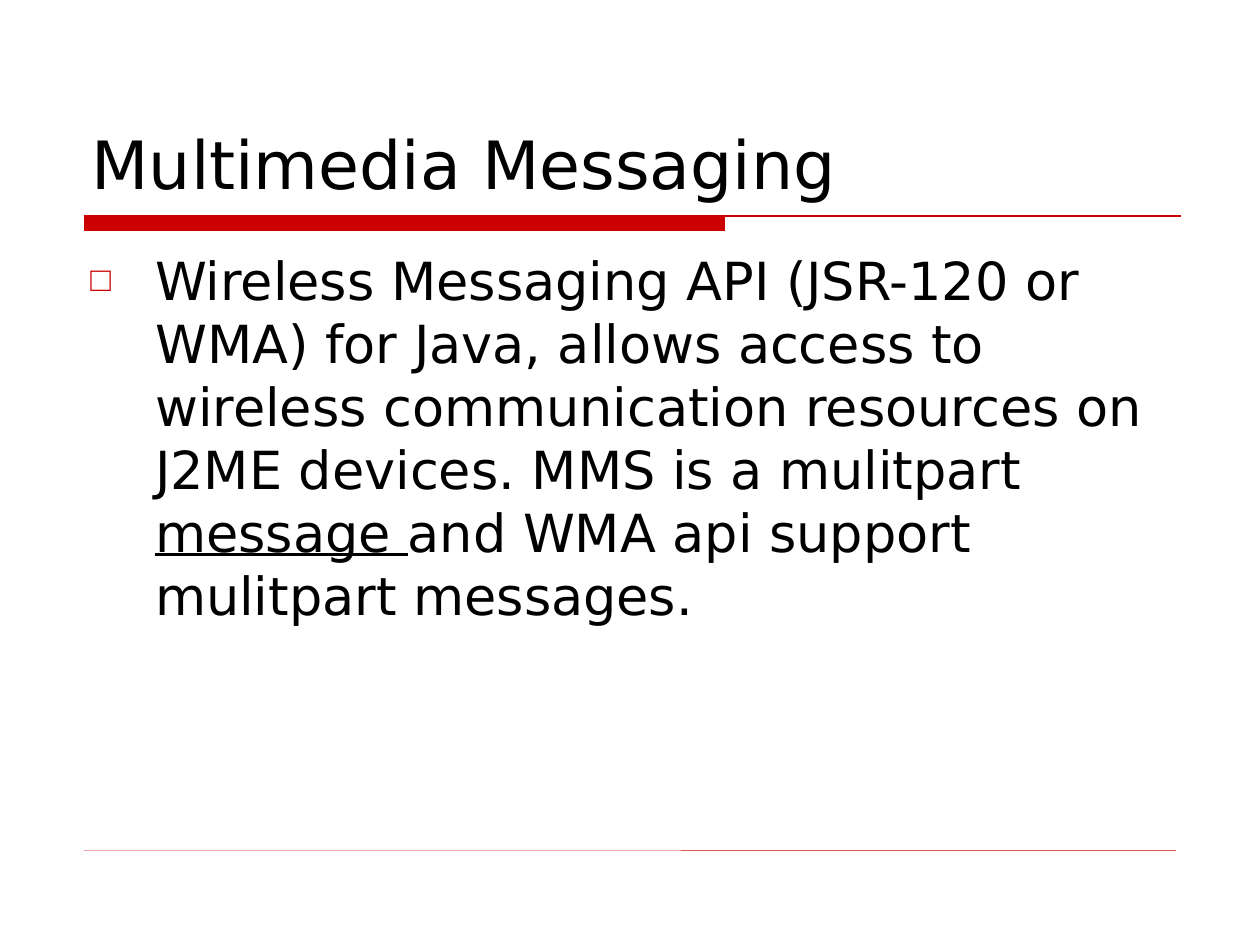
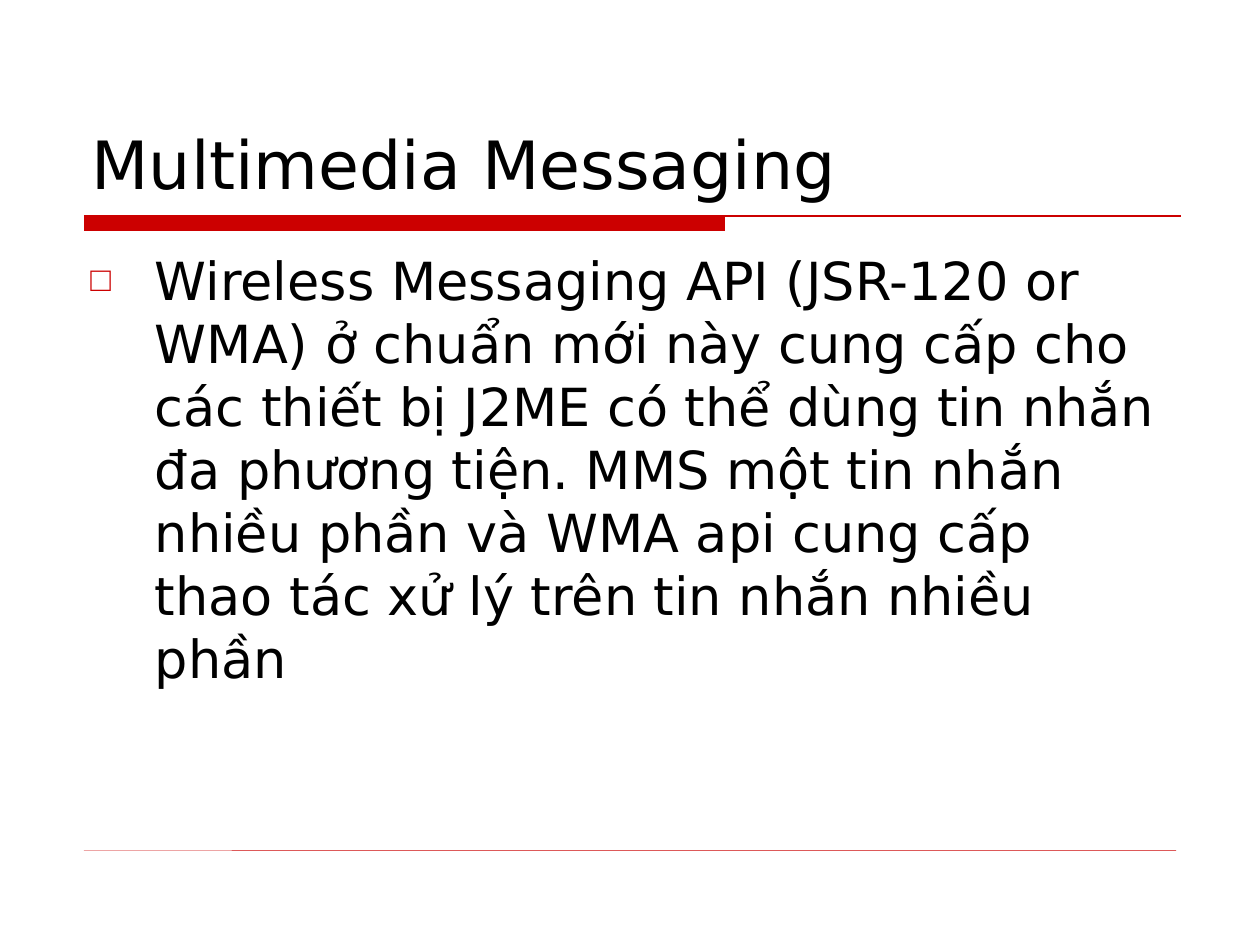
Before and after one commit to phamtuanchip/labs, a slide deck: slide 13 of M1304M-C1304M/j2me/slides/Session11.ppt. Drawn at 1260x945 pixels with LibreOffice and Linux fonts; fonts in the diff are those of the drawing; background and template pictures are left out. Boxes give left, top, right and bottom in pixels: in the first picture for what was removed or moved away, otherwise in the second. Text is boxed around its words. In the diff, an @@ line names an element or a change of style, - is before the commit and + after.

```diff
--- a/M1304M-C1304M/j2me/slides/Session11.ppt
+++ b/M1304M-C1304M/j2me/slides/Session11.ppt
@@ text at (155,260,1154,689): text changed @@
-□ Wireless Messaging API (JSR-120 or WMA) for Java, allows access to wireless communication resources on J2ME devices. MMS is a mulitpart message and WMA api support mulitpart messages.
+□ Wireless Messaging API (JSR-120 or WMA) ở chuẩn mới này cung cấp cho các thiết bị J2ME có thể dùng tin nhắn đa phương tiện. MMS một tin nhắn nhiều phần và WMA api cung cấp thao tác xử lý trên tin nhắn nhiều phần
```
Also in this commit, not shown: 6 other slides changed, 4 slides added, 4 slides removed, 7 other files.
